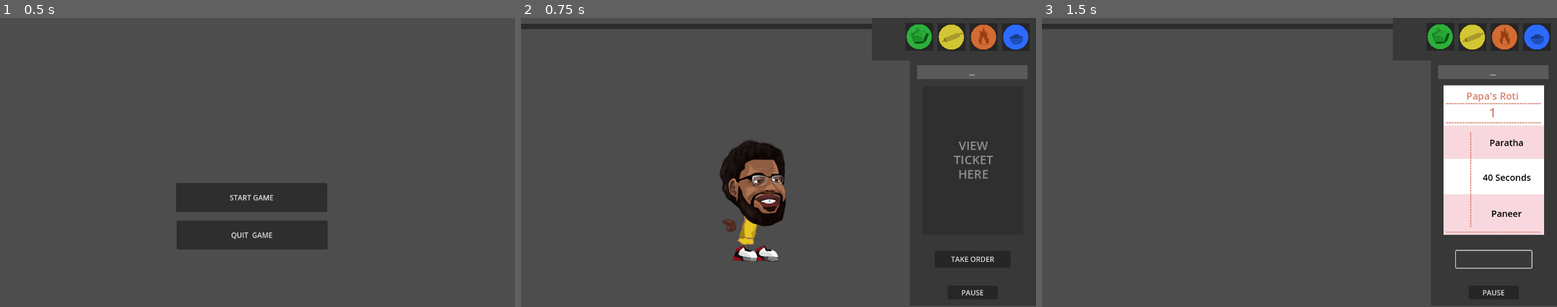
Above: before the commit, frames 1-3 (left to right).
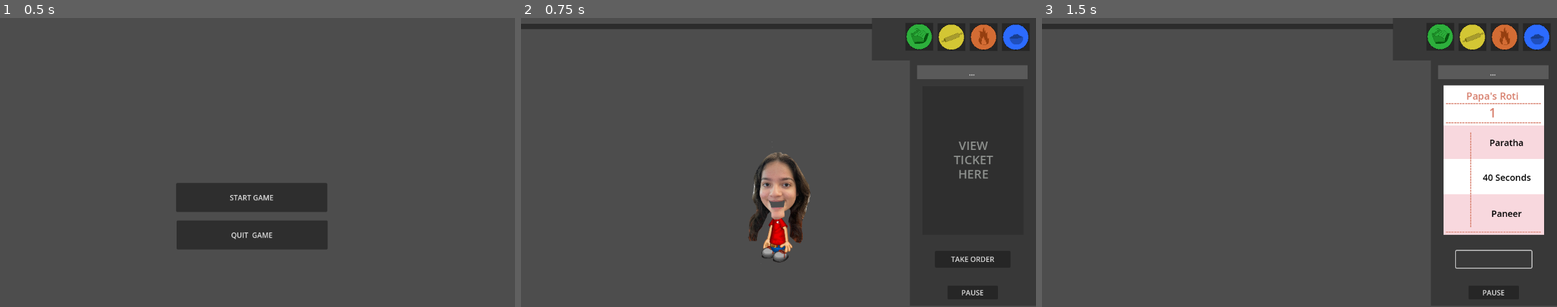
Above: after the commit, the same moments.

Repository: trishadar/PapasRotiria
Game: Godot game, scene res://main.tscn
Same seed, same stepped clock (60 frames per second), same inputs: the game is played once before the commit and once after it.
Inputs:
- Up to frame 1 (0.5 s): no input
- Up to frame 2 (0.75 s): click "START GAME" at 0.5 s
- Up to frame 3 (1.5 s): click "TAKE ORDER" at 1.25 s

Frame 1 is identical in both runs. In frame 2, 4.9% of the frame differs, in the area x 38-57%, y 42-85%; in frame 3, nothing differs.

Commit message:
hfghgfhgf

Diff:
--- a/project/customer.tscn
+++ b/project/customer.tscn
@@ -1,34 +1,36 @@
-[gd_scene load_steps=9 format=3 uid="uid://dh7yhswfn5qrv"]
+[gd_scene load_steps=13 format=3 uid="uid://dh7yhswfn5qrv"]
 
-[ext_resource type="Texture2D" uid="uid://eja5a2j8s652" path="res://Assets/Watson.png" id="1_7tiyv"]
+[ext_resource type="Texture2D" uid="uid://eja5a2j8s652" path="res://Assets/customers/Watson.png" id="1_7tiyv"]
 [ext_resource type="Script" uid="uid://63y5klkivgho" path="res://customer.gd" id="1_r8ta2"]
-[ext_resource type="Texture2D" uid="uid://bu3ecbn2twxss" path="res://Assets/watsonIdleNoBall.png" id="2_f7asb"]
+[ext_resource type="Texture2D" uid="uid://bu3ecbn2twxss" path="res://Assets/customers/watsonIdleNoBall.png" id="2_f7asb"]
+[ext_resource type="Texture2D" uid="uid://d02twor8xpphd" path="res://Assets/customers/rithika.png" id="3_co351"]
+[ext_resource type="Texture2D" uid="uid://ci2ha5xnhrxko" path="res://Assets/customers/rithika2.png" id="4_gn8fi"]
 
 [sub_resource type="Animation" id="Animation_f7asb"]
 resource_name = "lewatson"
 tracks/0/type = "value"
 tracks/0/imported = false
 tracks/0/enabled = true
-tracks/0/path = NodePath("AnimatedSprite2D:animation")
+tracks/0/path = NodePath("AnimatedSprite2D:frame")
 tracks/0/interp = 1
 tracks/0/loop_wrap = true
 tracks/0/keys = {
 "times": PackedFloat32Array(0),
 "transitions": PackedFloat32Array(1),
-"update": 1,
-"values": [&"lewatson"]
+"update": 0,
+"values": [0]
 }
 tracks/1/type = "value"
 tracks/1/imported = false
 tracks/1/enabled = true
-tracks/1/path = NodePath("AnimatedSprite2D:frame")
+tracks/1/path = NodePath("AnimatedSprite2D:animation")
 tracks/1/interp = 1
 tracks/1/loop_wrap = true
 tracks/1/keys = {
 "times": PackedFloat32Array(0),
 "transitions": PackedFloat32Array(1),
-"update": 1,
-"values": [0]
+"update": 0,
+"values": [&"lewatson"]
 }
 
 [sub_resource type="Animation" id="Animation_r8ta2"]
@@ -36,31 +38,77 @@
 tracks/0/type = "value"
 tracks/0/imported = false
 tracks/0/enabled = true
-tracks/0/path = NodePath("AnimatedSprite2D:animation")
+tracks/0/path = NodePath("AnimatedSprite2D:frame")
+tracks/0/interp = 1
+tracks/0/loop_wrap = true
+tracks/0/keys = {
+"times": PackedFloat32Array(0),
+"transitions": PackedFloat32Array(1),
+"update": 0,
+"values": [0]
+}
+tracks/1/type = "value"
+tracks/1/imported = false
+tracks/1/enabled = true
+tracks/1/path = NodePath("AnimatedSprite2D:animation")
+tracks/1/interp = 1
+tracks/1/loop_wrap = true
+tracks/1/keys = {
+"times": PackedFloat32Array(0),
+"transitions": PackedFloat32Array(1),
+"update": 0,
+"values": [&"watson"]
+}
+
+[sub_resource type="Animation" id="Animation_co351"]
+resource_name = "rithika"
+length = 0.25
+loop_mode = 1
+tracks/0/type = "value"
+tracks/0/imported = false
+tracks/0/enabled = true
+tracks/0/path = NodePath("AnimatedSprite2D:frame")
+tracks/0/interp = 1
+tracks/0/loop_wrap = true
+tracks/0/keys = {
+"times": PackedFloat32Array(0, 0.0333333),
+"transitions": PackedFloat32Array(1, 1),
+"update": 0,
+"values": [0, 1]
+}
+tracks/1/type = "value"
+tracks/1/imported = false
+tracks/1/enabled = true
+tracks/1/path = NodePath("AnimatedSprite2D:animation")
+tracks/1/interp = 1
+tracks/1/loop_wrap = true
+tracks/1/keys = {
+"times": PackedFloat32Array(0),
+"transitions": PackedFloat32Array(1),
+"update": 0,
+"values": [&"rithika"]
+}
+
+[sub_resource type="Animation" id="Animation_gn8fi"]
+length = 0.001
+tracks/0/type = "value"
+tracks/0/imported = false
+tracks/0/enabled = true
+tracks/0/path = NodePath("AnimatedSprite2D:frame")
 tracks/0/interp = 1
 tracks/0/loop_wrap = true
 tracks/0/keys = {
 "times": PackedFloat32Array(0),
 "transitions": PackedFloat32Array(1),
 "update": 1,
-"values": [&"watson"]
-}
-tracks/1/type = "value"
-tracks/1/imported = false
-tracks/1/enabled = true
-tracks/1/path = NodePath("AnimatedSprite2D:frame")
-tracks/1/interp = 1
-tracks/1/loop_wrap = true
-tracks/1/keys = {
-"times": PackedFloat32Array(0),
-"transitions": PackedFloat32Array(1),
-"update": 1,
-"values": [0]
+"values": [1]
 }
 
 [sub_resource type="AnimationLibrary" id="AnimationLibrary_f7asb"]
 _data = {
+&"RESET": SubResource("Animation_gn8fi"),
 &"lewatson": SubResource("Animation_f7asb"),
+&"rithika": SubResource("Animation_co351"),
 &"watson": SubResource("Animation_r8ta2")
 }
 
@@ -72,6 +120,17 @@
 }],
 "loop": true,
 "name": &"lewatson",
+"speed": 5.0
+}, {
+"frames": [{
+"duration": 1.0,
+"texture": ExtResource("3_co351")
+}, {
+"duration": 1.0,
+"texture": ExtResource("4_gn8fi")
+}],
+"loop": true,
+"name": &"rithika",
 "speed": 5.0
 }, {
 "frames": [{
@@ -96,9 +155,11 @@
 }
 
 [node name="AnimatedSprite2D" type="AnimatedSprite2D" parent="."]
-scale = Vector2(0.5, 0.5)
+position = Vector2(29, -13)
+scale = Vector2(0.382161, 0.386719)
 sprite_frames = SubResource("SpriteFrames_co351")
-animation = &"lewatson"
+animation = &"rithika"
+frame = 1
 
 [node name="CollisionShape2D" type="CollisionShape2D" parent="."]
 z_index = -1
--- a/project/order.gd
+++ b/project/order.gd
@@ -63,7 +63,7 @@
 		takeOrderButton.text = "TAKE ORDER"
 
 		if customerWalked == false:
-			animationPlayer.play("lewatson")
+			animationPlayer.play("rithika")
 			customerWalk()
 			customer.visible = true
 	else:
Renamed: project/Assets/Watson.png -> project/Assets/customers/Watson.png
Not shown, added: project/Assets/customers/Watson.png.import
Binary file added: project/Assets/customers/rithika.png
Not shown, changed: project/Assets/customers/rithika.png.import
Binary file added: project/Assets/customers/rithika2.png
Not shown, added: project/Assets/customers/rithika2.png.import
Renamed: project/Assets/watsonIdleNoBall.png -> project/Assets/customers/watsonIdleNoBall.png
Not shown, changed: project/Assets/customers/watsonIdleNoBall.png.import
